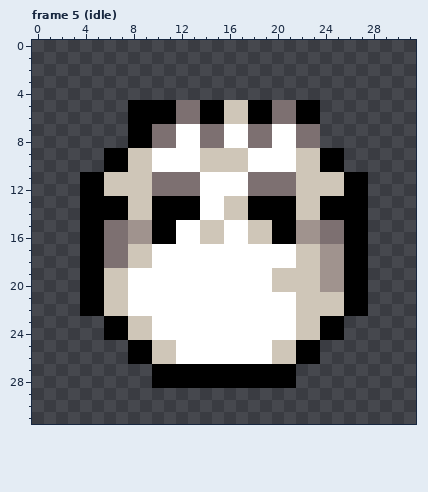
Edited in one commit: pixel-art file (wip/skull.aseprite). That is the earlier state.
32x32 pixels, 5 frames. Shown: frame 5 (idle). The commit also changed other frames, which this record leaves out.
New version:
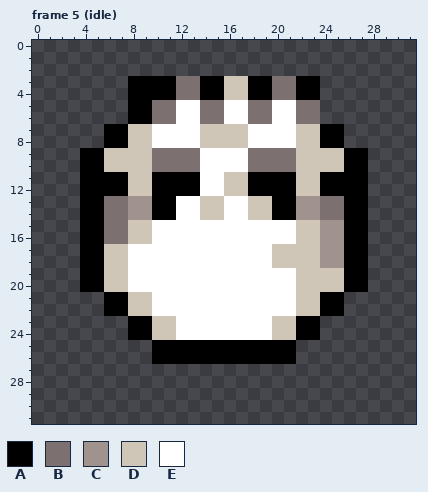
Palette (. is transparent): A #000000  B #7d7071  C #a0938e  D #cfc6b8  E #ffffff
The exact change:
Changed rows in their new state; - is an unchanged pixel.
Frame 5 (idle):
first column x 4:
 3 ----AAAABBAADDAABBAA----
 4 ----AAAABBAADDAABBAA----
 5 ------BBEEBBEEBBEEBB----
 6 ------BBEEBBEEBBEEBB----
 7 --AADDEE--DDDDEE--DDAA--
 8 --AADDEE--DDDDEE--DDAA--
 9 AADD--BBBBEEEEBBBB--DDAA
10 AADD--BBBBEEEEBBBB--DDAA
11 --AA--AAAA--DDAAAA--AA--
12 --AA--AAAA--DDAAAA--AA--
13 --BBCC--EEDDEEDD--CCBB--
14 --BBCC--EEDDEEDD--CCBB--
15 ----DDEE--EE--EEEEDDCC--
16 ----DDEE--EE--EEEEDDCC--
17 --DDEE----------DD------
18 --DDEE----------DD------
19 ----------------EE--DD--
20 ----------------EE--DD--
21 ..AADD--------------AA..
22 ..AADD--------------AA..
23 --..AADD--------DDAA..--
24 --..AADD--------DDAA..--
25 ----..AAAAAAAAAAAA..----
26 ----..AAAAAAAAAAAA..----
27 ------............------
28 ------............------
